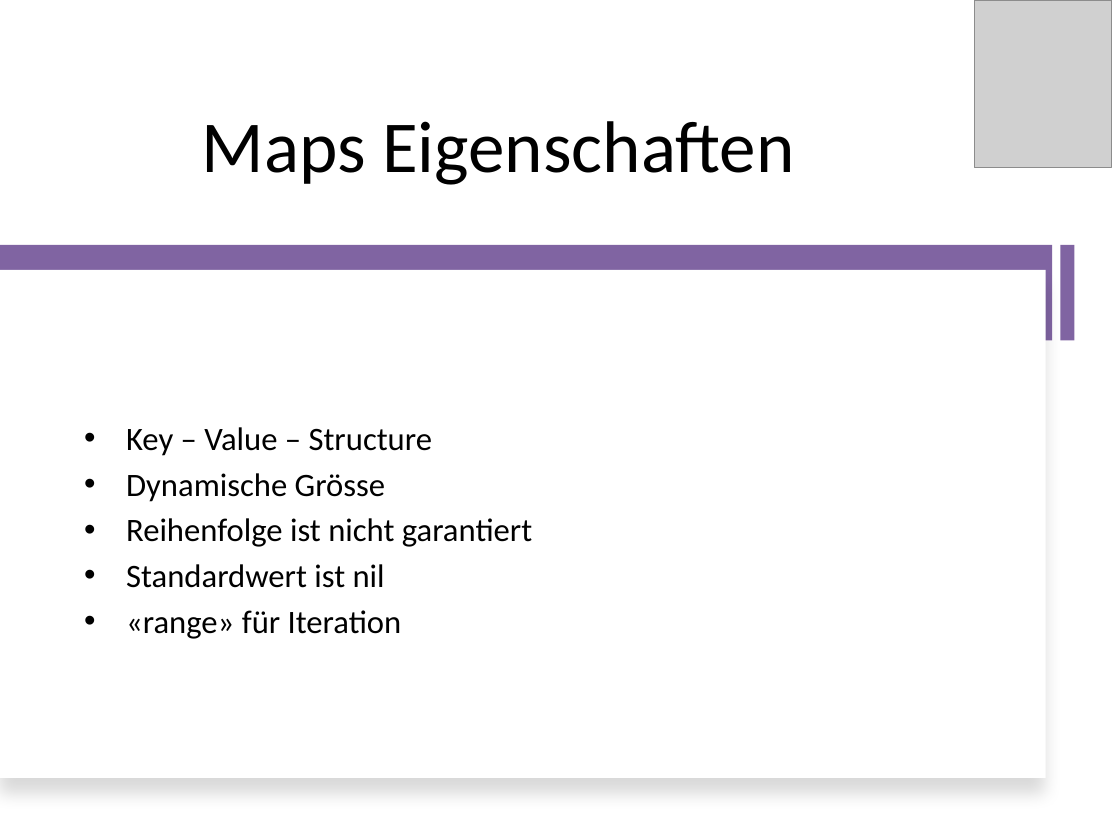
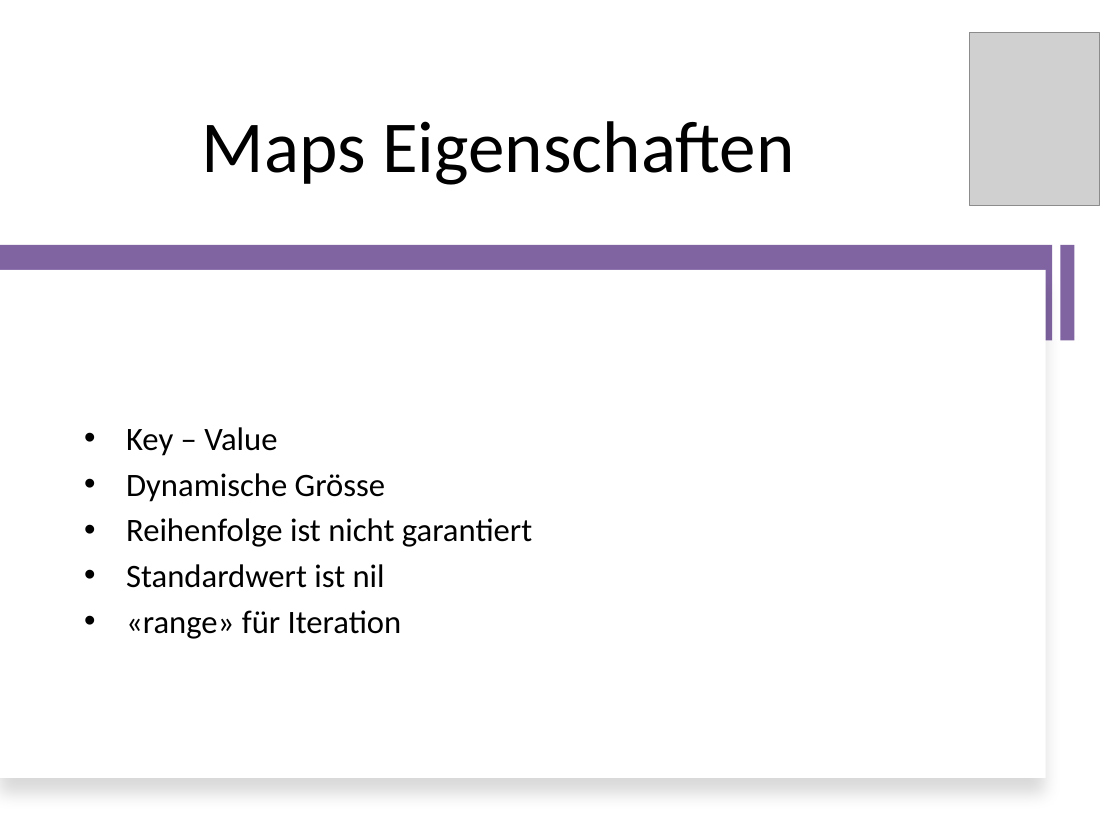
Before and after one commit to RatedNextGen/pcp-go, a slide deck: slide 10 of presentation/GO-Präsi.pptx (slide 8 before the commit). Drawn at 1120x840 pixels with LibreOffice and Linux fonts; fonts in the diff are those of the drawing; grey boxes stand for pictures. Boxes give left, top, right and bottom in pixels: in the first picture for what was removed or moved away, otherwise in the second. Text is boxed around its words. In the diff, an @@ line names an element or a change of style, - is before the commit and + after.

```diff
--- a/presentation/GO-Präsi.pptx
+++ b/presentation/GO-Präsi.pptx
@@ picture: place and size @@
-picture at box(974, 0, 1111, 168)
+picture at box(970, 32, 1100, 206)
@@ text at box(126, 427, 277, 456): text changed @@
-• Key – Value – Structure
+• Key – Value
```
Also in this commit, not shown: 6 other slides changed, 2 slides added, 1 other file.
